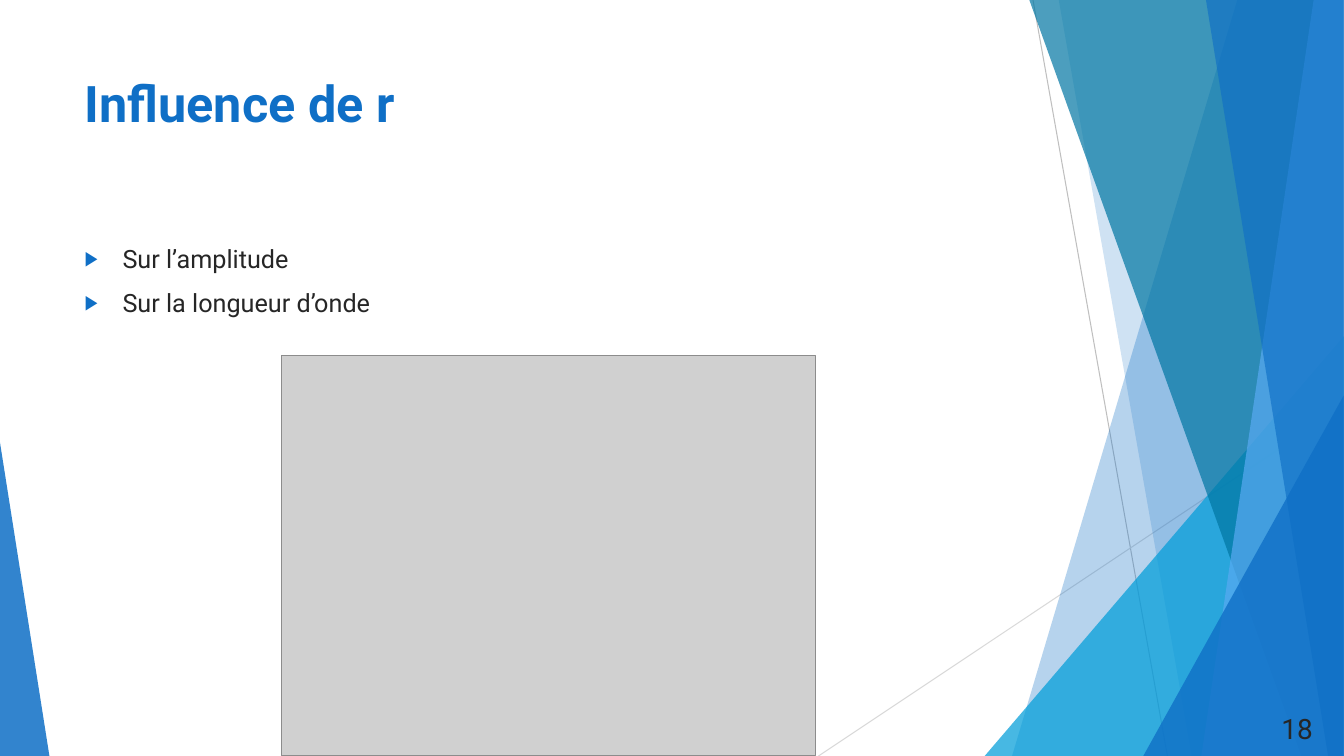
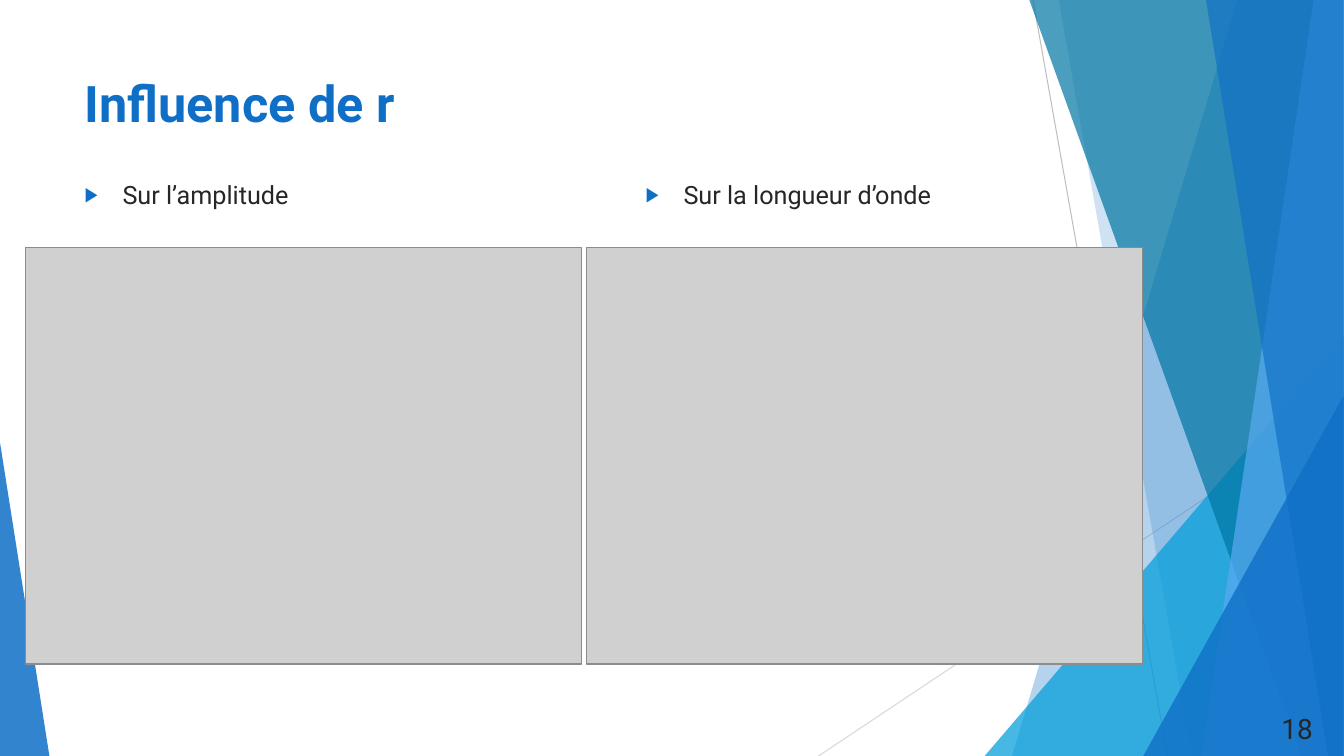
Before and after one commit to duynslaeger/projet_simulation_physique_Swift_Hohenberg, a slide deck: slide 18 of Présentation_LPHYS1303.pptx. Drawn at 1344x756 pixels with LibreOffice and Linux fonts; fonts in the diff are those of the drawing; grey boxes stand for pictures. Boxes give left, top, right and bottom in pixels: in the first picture for what was removed or moved away, otherwise in the second. Text is boxed around its words. In the diff, an @@ line names an element or a change of style, - is before the commit and + after.

```diff
--- a/Présentation_LPHYS1303.pptx
+++ b/Présentation_LPHYS1303.pptx
@@ text "Sur l’amplitude": place and size @@
-text "Sur l’amplitude" at bbox=[123, 249, 370, 318]
+text "Sur l’amplitude" at bbox=[123, 185, 288, 209]
@@ text added at bbox=[684, 185, 931, 210], 18 pt, text #262626 @@
+▶ Sur la longueur d’onde
@@ picture: place and size @@
-picture at bbox=[281, 356, 816, 756]
+picture at bbox=[25, 247, 581, 664]
@@ picture added at bbox=[587, 247, 1142, 664] @@
@@ text at bbox=[123, 293, 370, 318]: paragraph removed @@
-▶ Sur la longueur d’onde
```
Also in this commit, not shown: 2 other slides changed, 2 slides added, 1 other file.
